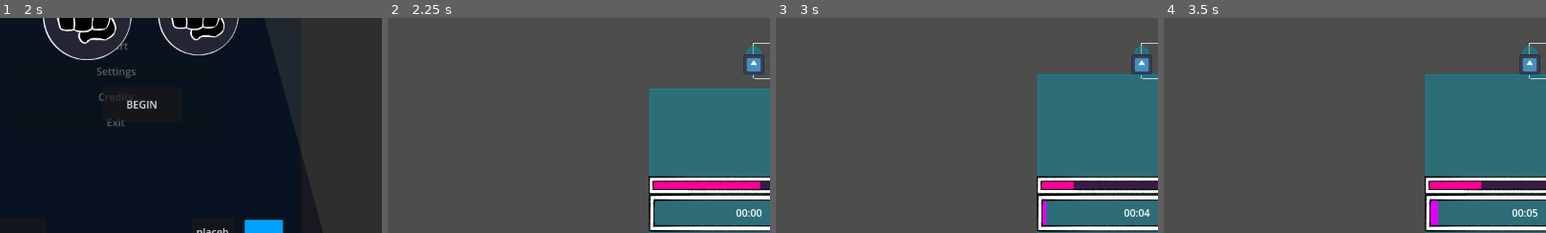
Above: before the commit, frames 1-4 (left to right).
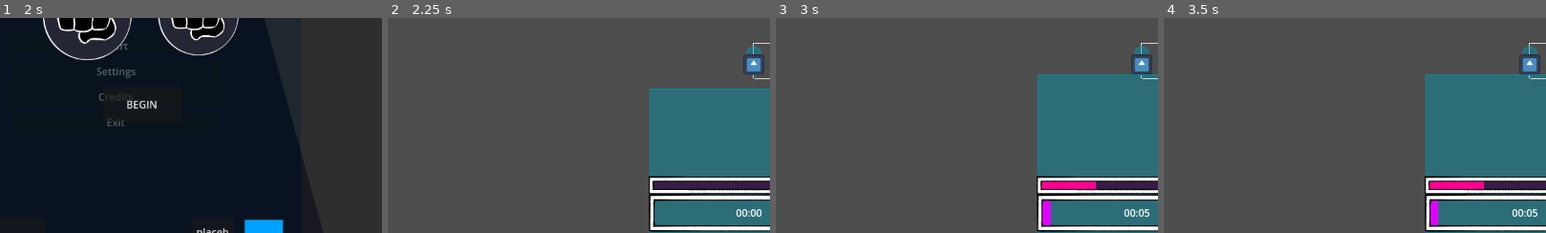
Above: after the commit, the same moments.

Repository: Normai11/gracearena
Game: Godot game, scene res://Scenes/Menus/Main/MainMenu.tscn
Two runs of this game, one before a commit and one after it. Both use one fixed random seed, a clock stepped at 60 frames per second and the inputs below. The engine's default icon, where the game draws it, is replaced by a stand-in: a white triangle on a blue panel in a dark square.
Inputs:
- Up to frame 1 (2 s): click "Start" at 0.5 s; click "Start" at 1.25 s
- Up to frame 2 (2.25 s): click "BEGIN" at 2 s
- Up to frame 3 (3 s): click "add 5 seconds" at 2.75 s
- Up to frame 4 (3.5 s): no input
The pictures show only the part of the screen within x 2-52%, y 40-90%; the shares and areas given below are measured in that part.

Frame 1 is identical in both runs. In frame 2, 1.1% of the frame differs, in the area x 69-98%, y 76-80%; in frame 3, 0.4%; in frame 4, less than 0.1%.
Error in both runs: Invalid access of index '0' on a base object of type: 'Array'. (res://Scripts/Menus/Main/setupMenu.gd:88)

Commit message:
nerfs and polishing and bugfixing and

Diff:
--- a/Scenes/Characters/Mods/skeletron.tscn
+++ b/Scenes/Characters/Mods/skeletron.tscn
@@ -105,6 +105,33 @@
 &"Visible": SubResource("Animation_3rwap")
 }
 
+[sub_resource type="Animation" id="Animation_b60qk"]
+length = 0.001
+tracks/0/type = "value"
+tracks/0/imported = false
+tracks/0/enabled = true
+tracks/0/path = NodePath(".:position")
+tracks/0/interp = 1
+tracks/0/loop_wrap = true
+tracks/0/keys = {
+"times": PackedFloat32Array(0),
+"transitions": PackedFloat32Array(1),
+"update": 0,
+"values": [Vector2(0, 0)]
+}
+tracks/1/type = "value"
+tracks/1/imported = false
+tracks/1/enabled = true
+tracks/1/path = NodePath(".:modulate")
+tracks/1/interp = 1
+tracks/1/loop_wrap = true
+tracks/1/keys = {
+"times": PackedFloat32Array(0),
+"transitions": PackedFloat32Array(1),
+"update": 0,
+"values": [Color(1, 1, 1, 1)]
+}
+
 [sub_resource type="Animation" id="Animation_2e6l7"]
 resource_name = "hide"
 length = 0.5
@@ -131,33 +158,6 @@
 "transitions": PackedFloat32Array(0.31864, 1),
 "update": 0,
 "values": [Color(1, 1, 1, 1), Color(1, 1, 1, 0)]
-}
-
-[sub_resource type="Animation" id="Animation_b60qk"]
-length = 0.001
-tracks/0/type = "value"
-tracks/0/imported = false
-tracks/0/enabled = true
-tracks/0/path = NodePath(".:position")
-tracks/0/interp = 1
-tracks/0/loop_wrap = true
-tracks/0/keys = {
-"times": PackedFloat32Array(0),
-"transitions": PackedFloat32Array(1),
-"update": 0,
-"values": [Vector2(0, 0)]
-}
-tracks/1/type = "value"
-tracks/1/imported = false
-tracks/1/enabled = true
-tracks/1/path = NodePath(".:modulate")
-tracks/1/interp = 1
-tracks/1/loop_wrap = true
-tracks/1/keys = {
-"times": PackedFloat32Array(0),
-"transitions": PackedFloat32Array(1),
-"update": 0,
-"values": [Color(1, 1, 1, 1)]
 }
 
 [sub_resource type="Animation" id="Animation_adxd1"]
--- /dev/null
+++ b/Scenes/Objects/skillcheckInputParent.tscn
@@ -0,0 +1,142 @@
+[gd_scene load_steps=8 format=3 uid="uid://evdx8u8lpxvx"]
+
+[ext_resource type="Script" uid="uid://cwvia3h1u2d64" path="res://Scripts/Objects/scInput.gd" id="1_epyj2"]
+[ext_resource type="Texture2D" uid="uid://dykokniofxcl4" path="res://Sprites/Menus/GUI/skillcheckInputFill.png" id="1_ulus3"]
+[ext_resource type="Texture2D" uid="uid://pj7fnav4kks" path="res://Sprites/Menus/GUI/skillcheckInputBorder.png" id="2_epyj2"]
+
+[sub_resource type="Animation" id="Animation_w3t13"]
+resource_name = "Invisible"
+length = 0.5
+tracks/0/type = "value"
+tracks/0/imported = false
+tracks/0/enabled = true
+tracks/0/path = NodePath(".:modulate")
+tracks/0/interp = 1
+tracks/0/loop_wrap = true
+tracks/0/keys = {
+"times": PackedFloat32Array(0, 0.5),
+"transitions": PackedFloat32Array(0.5, 1),
+"update": 0,
+"values": [Color(1, 1, 1, 1), Color(1, 1, 1, 0)]
+}
+tracks/1/type = "value"
+tracks/1/imported = false
+tracks/1/enabled = true
+tracks/1/path = NodePath(".:position")
+tracks/1/interp = 1
+tracks/1/loop_wrap = true
+tracks/1/keys = {
+"times": PackedFloat32Array(0, 0.5),
+"transitions": PackedFloat32Array(1.7411, 1),
+"update": 0,
+"values": [Vector2(912.5, 138), Vector2(912.5, 0)]
+}
+
+[sub_resource type="Animation" id="Animation_7cly1"]
+length = 0.001
+tracks/0/type = "value"
+tracks/0/imported = false
+tracks/0/enabled = true
+tracks/0/path = NodePath(".:position")
+tracks/0/interp = 1
+tracks/0/loop_wrap = true
+tracks/0/keys = {
+"times": PackedFloat32Array(0),
+"transitions": PackedFloat32Array(1),
+"update": 0,
+"values": [Vector2(912.5, 138)]
+}
+tracks/1/type = "value"
+tracks/1/imported = false
+tracks/1/enabled = true
+tracks/1/path = NodePath(".:modulate")
+tracks/1/interp = 1
+tracks/1/loop_wrap = true
+tracks/1/keys = {
+"times": PackedFloat32Array(0),
+"transitions": PackedFloat32Array(1),
+"update": 0,
+"values": [Color(1, 1, 1, 0)]
+}
+
+[sub_resource type="Animation" id="Animation_3rwap"]
+resource_name = "Visible"
+length = 0.5
+tracks/0/type = "value"
+tracks/0/imported = false
+tracks/0/enabled = true
+tracks/0/path = NodePath(".:position")
+tracks/0/interp = 1
+tracks/0/loop_wrap = true
+tracks/0/keys = {
+"times": PackedFloat32Array(0, 0.5),
+"transitions": PackedFloat32Array(0.3, 1),
+"update": 0,
+"values": [Vector2(912.5, 276), Vector2(912.5, 138)]
+}
+tracks/1/type = "value"
+tracks/1/imported = false
+tracks/1/enabled = true
+tracks/1/path = NodePath(".:modulate")
+tracks/1/interp = 1
+tracks/1/loop_wrap = true
+tracks/1/keys = {
+"times": PackedFloat32Array(0, 0.5),
+"transitions": PackedFloat32Array(0.5, 1),
+"update": 0,
+"values": [Color(1, 1, 1, 0), Color(1, 1, 1, 1)]
+}
+
+[sub_resource type="AnimationLibrary" id="AnimationLibrary_2e6l7"]
+_data = {
+&"Invisible": SubResource("Animation_w3t13"),
+&"RESET": SubResource("Animation_7cly1"),
+&"Visible": SubResource("Animation_3rwap")
+}
+
+[node name="SC_Input" type="Control"]
+layout_mode = 3
+anchors_preset = 15
+anchor_right = 1.0
+anchor_bottom = 1.0
+grow_horizontal = 2
+grow_vertical = 2
+script = ExtResource("1_epyj2")
+
+[node name="escapeProgress" type="TextureProgressBar" parent="."]
+modulate = Color(1, 1, 1, 0)
+layout_mode = 1
+anchors_preset = 8
+anchor_left = 0.5
+anchor_top = 0.5
+anchor_right = 0.5
+anchor_bottom = 0.5
+offset_left = 312.5
+offset_top = -199.5
+offset_right = 425.5
+offset_bottom = 167.5
+grow_horizontal = 2
+grow_vertical = 2
+scale = Vector2(0.8, 0.8)
+pivot_offset = Vector2(56.5, 183.5)
+max_value = 15.0
+step = 0.0
+value = 7.5
+fill_mode = 7
+texture_under = ExtResource("1_ulus3")
+texture_over = ExtResource("2_epyj2")
+texture_progress = ExtResource("1_ulus3")
+tint_under = Color(0.283854, 0.113098, 0.113098, 1)
+tint_progress = Color(0.934896, 0.234523, 0.0559963, 1)
+
+[node name="inputPrompts" type="VBoxContainer" parent="escapeProgress"]
+layout_mode = 1
+offset_left = -145.0
+offset_top = 30.0
+offset_right = -20.0
+offset_bottom = 422.0
+
+[node name="anims" type="AnimationPlayer" parent="escapeProgress"]
+libraries = {
+&"": SubResource("AnimationLibrary_2e6l7")
+}
--- a/Scenes/Objects/skillcheckPulseNote.tscn
+++ b/Scenes/Objects/skillcheckPulseNote.tscn
@@ -1,6 +1,7 @@
-[gd_scene load_steps=3 format=3 uid="uid://dfiv4fe14mdih"]
+[gd_scene load_steps=4 format=3 uid="uid://dfiv4fe14mdih"]
 
 [ext_resource type="Script" uid="uid://khib0sfl4rj3" path="res://Scripts/Objects/scPulseNote.gd" id="1_kyjca"]
+[ext_resource type="Texture2D" uid="uid://bf76wroxk2x82" path="res://Sprites/Menus/GUI/skillcheckPulseNote.png" id="2_l205f"]
 
 [sub_resource type="RectangleShape2D" id="RectangleShape2D_l205f"]
 size = Vector2(30, 169)
@@ -18,7 +19,15 @@
 script = ExtResource("1_kyjca")
 moveSpeed = 500.0
 
+[node name="Texture" type="TextureRect" parent="."]
+layout_mode = 0
+offset_left = -24.0
+offset_right = 56.0
+offset_bottom = 136.0
+texture = ExtResource("2_l205f")
+
 [node name="collisionChecked" type="Area2D" parent="."]
+visible = false
 position = Vector2(15, 85)
 collision_layer = 2147483648
 collision_mask = 0
--- a/Scenes/Objects/skillcheckPulseParent.tscn
+++ b/Scenes/Objects/skillcheckPulseParent.tscn
@@ -6,6 +6,46 @@
 [ext_resource type="Texture2D" uid="uid://b7x0kebb7yk12" path="res://Sprites/Menus/GUI/skeletronRageAccelFill.png" id="4_dtqwj"]
 [ext_resource type="Texture2D" uid="uid://cp744qvckapuh" path="res://Sprites/Menus/GUI/skillcheckPulseHeart.png" id="4_qkicd"]
 [ext_resource type="Texture2D" uid="uid://bkfu0uyrlg8h5" path="res://Sprites/Menus/GUI/skeletronRageAccel.png" id="5_qkicd"]
+[ext_resource type="Texture2D" uid="uid://lt1rpmbbmf1k" path="res://Sprites/Menus/GUI/skillcheckInputPrompts.png" id="7_qkicd"]
+
+[sub_resource type="Animation" id="Animation_qkicd"]
+length = 0.001
+tracks/0/type = "value"
+tracks/0/imported = false
+tracks/0/enabled = true
+tracks/0/path = NodePath("BGdamp:color")
+tracks/0/interp = 1
+tracks/0/loop_wrap = true
+tracks/0/keys = {
+"times": PackedFloat32Array(0),
+"transitions": PackedFloat32Array(1),
+"update": 0,
+"values": [Color(0, 0, 0, 0)]
+}
+tracks/1/type = "value"
+tracks/1/imported = false
+tracks/1/enabled = true
+tracks/1/path = NodePath("HEART:modulate")
+tracks/1/interp = 1
+tracks/1/loop_wrap = true
+tracks/1/keys = {
+"times": PackedFloat32Array(0),
+"transitions": PackedFloat32Array(1),
+"update": 0,
+"values": [Color(1, 1, 1, 0)]
+}
+tracks/2/type = "value"
+tracks/2/imported = false
+tracks/2/enabled = true
+tracks/2/path = NodePath("HEART:position")
+tracks/2/interp = 1
+tracks/2/loop_wrap = true
+tracks/2/keys = {
+"times": PackedFloat32Array(0),
+"transitions": PackedFloat32Array(1),
+"update": 0,
+"values": [Vector2(475, 316.5)]
+}
 
 [sub_resource type="Animation" id="Animation_dtqwj"]
 resource_name = "add_child"
@@ -46,25 +86,82 @@
 "update": 0,
 "values": [Vector2(475, 316.5), Vector2(475, 196.5)]
 }
-
-[sub_resource type="Animation" id="Animation_qkicd"]
+tracks/3/type = "method"
+tracks/3/imported = false
+tracks/3/enabled = true
+tracks/3/path = NodePath("hintParent/master")
+tracks/3/interp = 1
+tracks/3/loop_wrap = true
+tracks/3/keys = {
+"times": PackedFloat32Array(0.2),
+"transitions": PackedFloat32Array(1),
+"values": [{
+"args": [&"startup", -1, 1.0, false],
+"method": &"play"
+}]
+}
+
+[sub_resource type="AnimationLibrary" id="AnimationLibrary_3y2ax"]
+_data = {
+&"RESET": SubResource("Animation_qkicd"),
+&"add_child": SubResource("Animation_dtqwj")
+}
+
+[sub_resource type="RectangleShape2D" id="RectangleShape2D_3y2ax"]
+size = Vector2(64, 169)
+
+[sub_resource type="RectangleShape2D" id="RectangleShape2D_qkicd"]
+size = Vector2(150, 169)
+
+[sub_resource type="RectangleShape2D" id="RectangleShape2D_dtqwj"]
+size = Vector2(64, 169)
+
+[sub_resource type="Animation" id="Animation_3y2ax"]
+resource_name = "startup"
+length = 2.0
+tracks/0/type = "value"
+tracks/0/imported = false
+tracks/0/enabled = true
+tracks/0/path = NodePath(".:position")
+tracks/0/interp = 1
+tracks/0/loop_wrap = true
+tracks/0/keys = {
+"times": PackedFloat32Array(0, 0.4, 1.6, 2),
+"transitions": PackedFloat32Array(0.277392, 1, 2.63902, 1),
+"update": 0,
+"values": [Vector2(0, 208), Vector2(0, 152), Vector2(0, 152), Vector2(0, 208)]
+}
+tracks/1/type = "value"
+tracks/1/imported = false
+tracks/1/enabled = true
+tracks/1/path = NodePath(".:modulate")
+tracks/1/interp = 1
+tracks/1/loop_wrap = true
+tracks/1/keys = {
+"times": PackedFloat32Array(0, 0.3, 1.7, 2),
+"transitions": PackedFloat32Array(1, 1, 1, 1),
+"update": 0,
+"values": [Color(1, 1, 1, 0), Color(1, 1, 1, 1), Color(1, 1, 1, 1), Color(1, 1, 1, 0)]
+}
+
+[sub_resource type="Animation" id="Animation_61aa4"]
 length = 0.001
 tracks/0/type = "value"
 tracks/0/imported = false
 tracks/0/enabled = true
-tracks/0/path = NodePath("BGdamp:color")
+tracks/0/path = NodePath(".:position")
 tracks/0/interp = 1
 tracks/0/loop_wrap = true
 tracks/0/keys = {
 "times": PackedFloat32Array(0),
 "transitions": PackedFloat32Array(1),
 "update": 0,
-"values": [Color(0, 0, 0, 0)]
+"values": [Vector2(0, 152)]
 }
 tracks/1/type = "value"
 tracks/1/imported = false
 tracks/1/enabled = true
-tracks/1/path = NodePath("HEART:modulate")
+tracks/1/path = NodePath(".:modulate")
 tracks/1/interp = 1
 tracks/1/loop_wrap = true
 tracks/1/keys = {
@@ -73,33 +170,12 @@
 "update": 0,
 "values": [Color(1, 1, 1, 0)]
 }
-tracks/2/type = "value"
-tracks/2/imported = false
-tracks/2/enabled = true
-tracks/2/path = NodePath("HEART:position")
-tracks/2/interp = 1
-tracks/2/loop_wrap = true
-tracks/2/keys = {
-"times": PackedFloat32Array(0),
-"transitions": PackedFloat32Array(1),
-"update": 0,
-"values": [Vector2(475, 316.5)]
-}
-
-[sub_resource type="AnimationLibrary" id="AnimationLibrary_3y2ax"]
+
+[sub_resource type="AnimationLibrary" id="AnimationLibrary_0mlm4"]
 _data = {
-&"RESET": SubResource("Animation_qkicd"),
-&"add_child": SubResource("Animation_dtqwj")
-}
-
-[sub_resource type="RectangleShape2D" id="RectangleShape2D_3y2ax"]
-size = Vector2(45, 169)
-
-[sub_resource type="RectangleShape2D" id="RectangleShape2D_qkicd"]
-size = Vector2(150, 169)
-
-[sub_resource type="RectangleShape2D" id="RectangleShape2D_dtqwj"]
-size = Vector2(45, 169)
+&"RESET": SubResource("Animation_61aa4"),
+&"startup": SubResource("Animation_3y2ax")
+}
 
 [node name="SC_Pulse" type="Control"]
 top_level = true
@@ -111,8 +187,8 @@
 grow_vertical = 2
 mouse_filter = 2
 script = ExtResource("1_x4ft2")
-noteIntervalRange = Vector2(0.35, 1.5)
-noteHitEscape = 20
+noteIntervalRange = Vector2(0.4, 1.65)
+noteHitEscape = 15
 
 [node name="animMaster" type="AnimationPlayer" parent="."]
 libraries = {
@@ -136,10 +212,10 @@
 anchor_top = 0.5
 anchor_right = 0.5
 anchor_bottom = 0.5
-offset_left = -56.5
-offset_top = -39.5
-offset_right = 56.5
-offset_bottom = 327.5
+offset_left = -56.4999
+offset_top = 16.5
+offset_right = 56.5001
+offset_bottom = 383.5
 grow_horizontal = 2
 grow_vertical = 2
 rotation = 1.5708
@@ -163,9 +239,9 @@
 anchor_right = 0.5
 anchor_bottom = 0.5
 offset_left = -150.0
-offset_top = -159.0
+offset_top = -215.0
 offset_right = 150.0
-offset_bottom = -129.0
+offset_bottom = -185.0
 grow_horizontal = 2
 grow_vertical = 2
 value = 50.0
@@ -192,18 +268,18 @@
 texture = ExtResource("4_qkicd")
 
 [node name="sideL" type="Area2D" parent="HEART"]
-position = Vector2(-16, 125)
+visible = false
+position = Vector2(32, 125)
 collision_layer = 0
 collision_mask = 2147483648
 monitorable = false
 
 [node name="shape" type="CollisionShape2D" parent="HEART/sideL"]
-position = Vector2(11.5, 0)
 shape = SubResource("RectangleShape2D_3y2ax")
 debug_color = Color(1, 0, 0, 1)
 
 [node name="Early" type="Area2D" parent="HEART/sideL"]
-position = Vector2(-160, 0)
+position = Vector2(-200, 0)
 collision_layer = 0
 collision_mask = 2147483648
 monitorable = false
@@ -213,18 +289,18 @@
 debug_color = Color(0.690104, 0.0413343, 0.0413343, 0.529412)
 
 [node name="sideR" type="Area2D" parent="HEART"]
-position = Vector2(267, 125)
+visible = false
+position = Vector2(219, 125)
 collision_layer = 0
 collision_mask = 2147483648
 monitorable = false
 
 [node name="shape" type="CollisionShape2D" parent="HEART/sideR"]
-position = Vector2(-10.5, 0)
 shape = SubResource("RectangleShape2D_dtqwj")
 debug_color = Color(0, 0.203125, 1, 1)
 
 [node name="Early" type="Area2D" parent="HEART/sideR"]
-position = Vector2(160, 0)
+position = Vector2(200, 0)
 collision_layer = 0
 collision_mask = 2147483648
 monitorable = false
@@ -232,6 +308,35 @@
 [node name="shape" type="CollisionShape2D" parent="HEART/sideR/Early"]
 shape = SubResource("RectangleShape2D_qkicd")
 debug_color = Color(0.690104, 0.0413343, 0.0413343, 0.529412)
+
+[node name="hintParent" type="Control" parent="."]
+modulate = Color(1, 1, 1, 0)
+layout_mode = 1
+anchors_preset = 10
+anchor_right = 1.0
+offset_top = 152.0
+offset_bottom = 246.0
+grow_horizontal = 2
+
+[node name="hintLeft" type="Sprite2D" parent="hintParent"]
+position = Vector2(375.75, 47)
+scale = Vector2(0.374, 0.374)
+texture = ExtResource("7_qkicd")
+hframes = 4
+vframes = 2
+
+[node name="hintRight" type="Sprite2D" parent="hintParent"]
+position = Vector2(823.75, 47)
+scale = Vector2(0.374, 0.374)
+texture = ExtResource("7_qkicd")
+hframes = 4
+vframes = 2
+frame = 1
+
+[node name="master" type="AnimationPlayer" parent="hintParent"]
+libraries = {
+&"": SubResource("AnimationLibrary_0mlm4")
+}
 
 [connection signal="area_entered" from="HEART/sideL" to="." method="_sideL_detection"]
 [connection signal="area_exited" from="HEART/sideL" to="." method="_sideL_release"]
--- a/Scripts/Characters/Enemies/Mods/skeletron.gd
+++ b/Scripts/Characters/Enemies/Mods/skeletron.gd
@@ -87,19 +87,13 @@
 
 var timer : float = 0.0
 var dispTime : float = 0.0
+var activeTweens : Array[bool] = [false, false, false, false]
 var timeTween : Tween
 var dispTween : Tween
 var scInputTween : Tween
 var accelTween : Tween
 
 func _ready() -> void:
-	dispTween = get_tree().create_tween()
-	timeTween = get_tree().create_tween()
-	scInputTween = get_tree().create_tween()
-	dispTween.kill()
-	timeTween.kill()
-	scInputTween.kill()
-
 	get_parent().specialStage = true
 	target = get_parent().playerReference
 	state = startingState
@@ -112,6 +106,9 @@
 	if forceEnraged:
 		timer = 0.1
 
+func reset_activeTweens_value(slot : int) -> void:
+	activeTweens[slot] = false
+
 func accel_timer_tween() -> void:
 	if accelTween:
 		accelTween.kill()
@@ -120,6 +117,7 @@
 	accelTween.set_ease(Tween.EASE_OUT)
 	accelTween.set_trans(Tween.TRANS_EXPO)
 	accelTween.tween_property(meter, "value", curAccel, 1.5)
+	accelTween.connect("finished", reset_activeTweens_value.bind(3))
 
 func _physics_process(delta: float) -> void:
 	if timer <= 0:
@@ -173,10 +171,10 @@
 
 func _process(delta: float) -> void:
 	timer -= delta
-	if !timeTween.is_valid():
+	if !activeTweens[0]:
 		timeBar.value = timer
 		dispTime = timer
-	if !accelTween.is_valid():
+	if !activeTweens[3]:
 		meter.value = curAccel
 
 	var minutes = int(dispTime / 60)
@@ -189,7 +187,7 @@
 		elif scInputProgress >= skillcheckInputMax - 1:
 			release_rage_grab()
 
-		if !scInputTween.is_valid():
+		if !activeTweens[2]:
 			inputSC.value = scInputProgress
 
 func switch_state(stateSwap : states) -> void:
@@ -241,6 +239,7 @@
 	scInputTween.set_ease(Tween.EASE_OUT)
 	scInputTween.set_trans(Tween.TRANS_EXPO)
 	scInputTween.tween_property(inputSC, "value", scInputProgress, 0.2)
+	scInputTween.connect("finished", reset_activeTweens_value.bind(2))
 
 func next_prompt() -> void:
 	scInputChildren.remove_at(0)
@@ -314,7 +313,7 @@
 	instance.skillcheckComplete.connect(end_pulse_minigame)
 	activePulseSC = instance
 
-	$HUD/Screen.add_child(instance)
+	$HUD/Screen.add_child.call_deferred(instance)
 	$HUD/Screen/animMaster.play("hide")
 	skillcheck = true
 
@@ -379,7 +378,9 @@
 	dispTween.set_trans(Tween.TRANS_EXPO)
 
 	timeTween.tween_property(timeBar, "value", timer - 1, 1)
+	timeTween.connect("finished", reset_activeTweens_value.bind(0))
 	dispTween.tween_method(force_display, dispTime, timer, 1)
+	dispTween.connect("finished", reset_activeTweens_value.bind(1))
 
 func force_display(value : float) -> void:
 	dispTime = value
--- a/Scripts/Menus/inGame/playerGUI.gd
+++ b/Scripts/Menus/inGame/playerGUI.gd
@@ -9,6 +9,7 @@
 @onready var abilityInfo = $HUDparent/abilityInfo
 @onready var infoText = $HUDparent/abilityInfo/textDisplay
 
+var activeTweens : Array[bool] = [false, false, false]
 var tween : Tween
 var modulateTween : Tween
 var cameraTween : Tween
@@ -17,10 +18,10 @@
 	if DataStore.settings["toggleHint"] == false:
 		hide_description()
 
+func reset_activeTweens_value(slot : int) -> void:
+	activeTweens[slot] = false
+
 func _ready() -> void:
-	modulateTween = get_tree().create_tween()
-	modulateTween.kill()
-
 	hide_description()
 	infoText.size = abilityInfo.custom_minimum_size
 	abilityInfo.size = abilityInfo.custom_minimum_size
@@ -37,7 +38,7 @@
 
 	if !player.evilGrabbed:
 		$HUDparent.modulate.a = DataStore.settings["guiTrans"]
-		if !modulateTween.is_valid():
+		if !activeTweens[1]:
 			healthBar.top_level = true
 	#TIMER
 	if player.get_parent().specialStage:
@@ -55,6 +56,7 @@
 	tween.set_ease(Tween.EASE_OUT)
 	tween.set_trans(Tween.TRANS_EXPO)
 	tween.tween_property(healthBar, "value", player.health, 0.2)
+	tween.connect("finished", reset_activeTweens_value.bind(0))
 	healthBar.get_child(0).text = str(int(player.health))
 
 func shield_anim(form : bool = true) -> void:
@@ -104,6 +106,8 @@
 		cameraTween.set_trans(Tween.TRANS_EXPO)
 		cameraTween.tween_property(player.camera, "zoom", Vector2(1.2,1.2), 0.5)
 		modulateTween.tween_property($HUDparent, "modulate", Color("ffffff00"), 0.6)
+		modulateTween.connect("finished", reset_activeTweens_value.bind(1))
+		cameraTween.connect("finished", reset_activeTweens_value.bind(2))
 	else:
 		modulateTween = get_tree().create_tween()
 		cameraTween = get_tree().create_tween()
@@ -114,6 +118,8 @@
 		cameraTween.set_trans(Tween.TRANS_EXPO)
 		cameraTween.tween_property(player.camera, "zoom", Vector2(0.7,0.7), 0.75)
 		modulateTween.tween_property($HUDparent, "modulate", Color("ffffff"), 0.5)
+		modulateTween.connect("finished", reset_activeTweens_value.bind(1))
+		cameraTween.connect("finished", reset_activeTweens_value.bind(2))
 
 #func _refresh_perks():
 	#for item in DataStore.playerData["Passives"]:
--- /dev/null
+++ b/Scripts/Objects/scInput.gd
@@ -0,0 +1,4 @@
+extends Control
+
+@onready var inputPrompts : VBoxContainer = $HUD/Screen/SC_Input/inputPrompts
+@onready var inputPromptPath = preload("res://Scenes/Objects/skillcheckInputPrompt.tscn")
--- a/Scripts/Objects/scPulse.gd
+++ b/Scripts/Objects/scPulse.gd
@@ -20,6 +20,7 @@
 var healthTween : Tween
 var rng : RandomNumberGenerator = RandomNumberGenerator.new()
 var readyNotes : Array[bool] = [false, false]
+var hintFrameTimer : float = 0.35
 
 func _ready() -> void:
 	skeletron = get_parent().get_parent().get_parent()
@@ -27,6 +28,10 @@
 	progressRecover.max_value = noteHitEscape
 	progressRecover.value = currentHits
 	progressHealth.value = skeletron.target.health
+	if !DataStore.pulseHintSeen:
+		DataStore.pulseHintSeen = true
+	else:
+		$hintParent/master.active = false
 	$animMaster.play("add_child")
 
 func _input(event: InputEvent) -> void:
@@ -58,12 +63,21 @@
 func _process(delta: float) -> void:
 	intervalTimerL -= delta
 	intervalTimerR -= delta
+	hintFrameTimer -= delta
 	if intervalTimerL <= 0:
 		intervalTimerL = randf_range(noteIntervalRange.x, noteIntervalRange.y)
 		spawn_note(-1)
 	if intervalTimerR <= 0:
 		intervalTimerR = randf_range(noteIntervalRange.x, noteIntervalRange.y)
 		spawn_note(1)
+	if hintFrameTimer <= 0:
+		hintFrameTimer = 0.35
+		if $hintParent/hintLeft.frame_coords.y == 1:
+			$hintParent/hintLeft.frame_coords.y -= 1
+			$hintParent/hintRight.frame_coords.y -= 1
+		else:
+			$hintParent/hintLeft.frame_coords.y += 1
+			$hintParent/hintRight.frame_coords.y += 1
 
 func spawn_note(dir : int) -> void:
 	var instantiate = noteInstance.instantiate()
--- a/Scripts/Objects/scPulseNote.gd
+++ b/Scripts/Objects/scPulseNote.gd
@@ -12,15 +12,17 @@
 
 func _ready() -> void:
 	position = startingPos
+	if moveDirection == direction.LEFT:
+		$Texture.flip_h = true
 
 func _process(delta: float) -> void:
 	position.x += (moveDirection * moveSpeed) * delta
 	if moveDirection == direction.RIGHT:
-		if position.x >= 500:
+		if position.x >= 600:
 			completeMiss.emit()
 			noteHit()
 	else:
-		if position.x <= 500:
+		if position.x <= 600:
 			completeMiss.emit()
 			noteHit()
 
--- a/Scripts/dataStore.gd
+++ b/Scripts/dataStore.gd
@@ -3,6 +3,8 @@
 var timer : float = 0.00
 var timerActive : bool = false
 var timerJustActive : bool = false
+
+var pulseHintSeen : bool = false
 
 @export var settings = {
 	"guiTrans" : 1,
Not shown: 1 places in Scenes/Objects/skillcheckPulseParent.tscn that only renumber resources
Not shown, added: Scripts/Objects/scInput.gd.uid
Binary file changed: Sprites/Menus/GUI/skillcheckInputPrompts.png
Binary file added: Sprites/Menus/GUI/skillcheckPulseNote.png
Not shown, added: Sprites/Menus/GUI/skillcheckPulseNote.png.import
